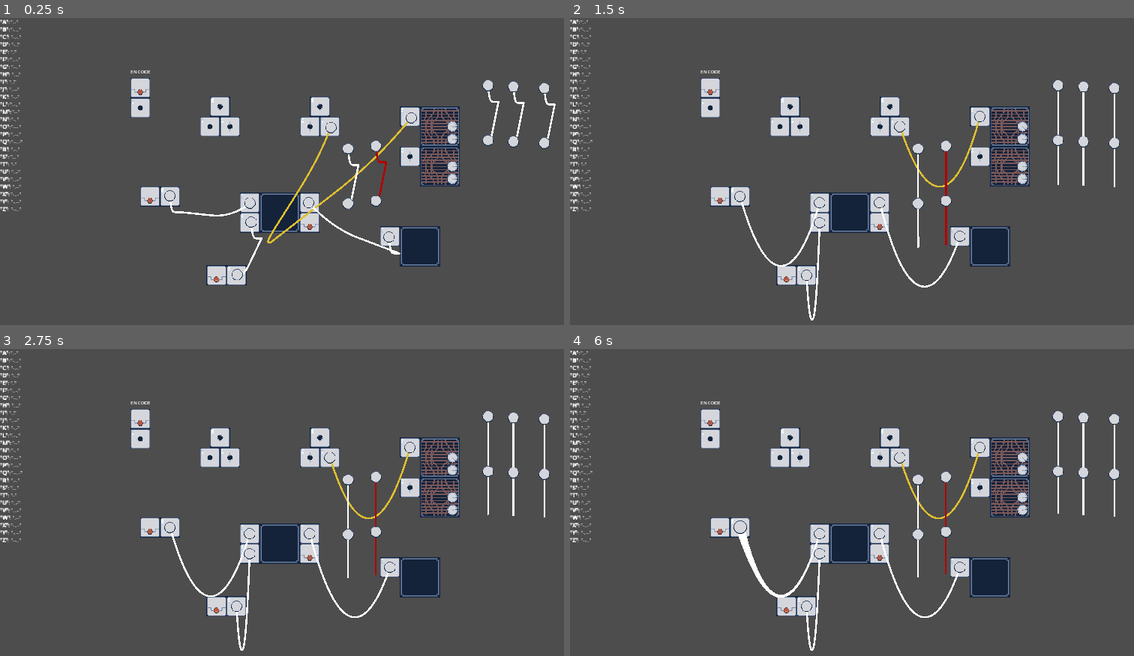
Above: before the commit, frames 1-4 (two rows, left to right).
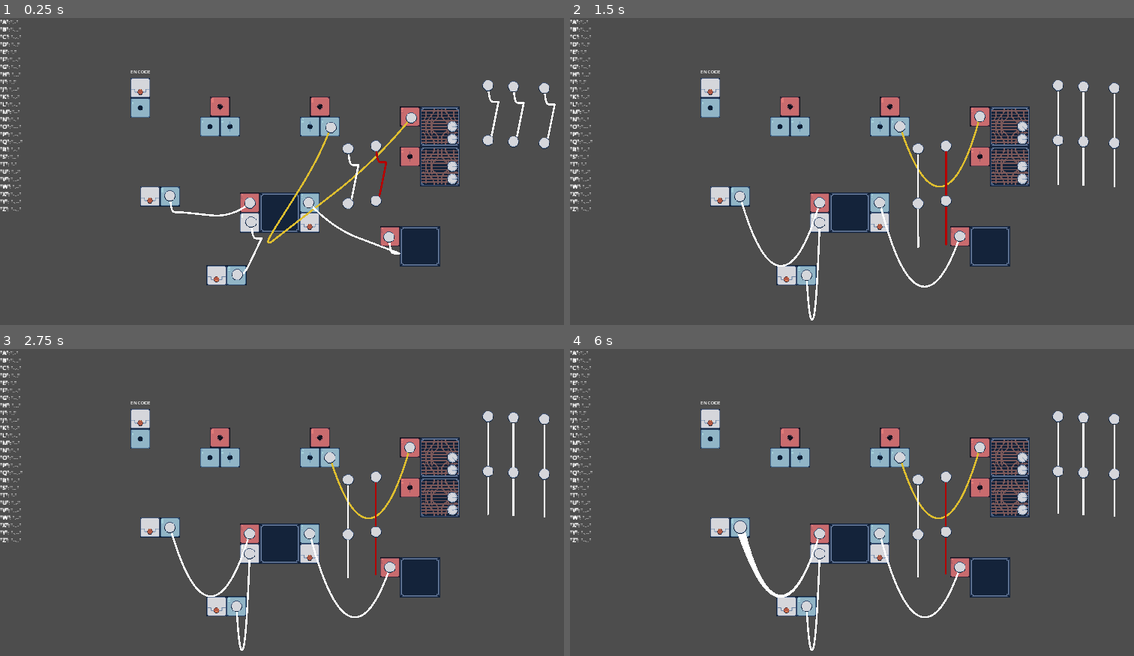
Above: after the commit, the same moments.

Repository: Smitner-Studio/operator-game
Game: Godot game, scene res://Main.tscn
Same seed, same stepped clock (60 frames per second), same inputs: the game is played once before the commit and once after it.
Inputs (mouse positions are in pixels of both pictures, inside the frame that each line leads up to):
- Up to frame 1 (0.25 s): no input
- Up to frame 2 (1.5 s): tap Enter (ui_accept) at 0.5, 0.77 s; move the mouse to (1021, 137) at 0.52 s; hold Space (click) 0.53-1.28 s; click (1021, 137) at 0.67 s; move the mouse to (1021, 125) at 1.27 s; tap Mouse wheel down (scroll_down) at 1.35 s; click (1021, 125) at 1.42 s
- Up to frame 3 (2.75 s): tap Enter (ui_accept) at 1.52 s; move the mouse to (451, 508) at 2.02 s; tap Mouse wheel up (scroll_up) at 2.1 s; click (451, 508) at 2.17 s
- Up to frame 4 (6 s): tap Enter (ui_accept) at 2.75, 3.02, 3.5, 3.77, 4.25, 4.52, 5, 5.75 s; move the mouse to (1021, 496) at 2.77 s; tap Space (click) at 2.85 s; click (1021, 496) at 2.92 s; move the mouse to (722, 527) at 3.52 s; tap Mouse wheel down (scroll_down) at 3.6, 5.85 s; click (722, 527) at 3.67 s; move the mouse to (711, 419) at 4.27 s; tap Mouse wheel up (scroll_up) at 4.35 s; click (711, 419) at 4.42 s; move the mouse to (880, 554) at 5.02 s; hold Space (click) 5.03-5.78 s; click (880, 554) at 5.17 s; move the mouse to (739, 527) at 5.77 s; click (739, 527) at 5.92 s

The runs differ from the first frame. In frame 1, 2.5% of the frame differs, in the area x 23-75%, y 25-87%; in frame 2, 2.5%; in frame 3, 2.5%; in frame 4, 2.5%.

Commit message:
Signal Socket directionality

Diff:
--- a/DecoderSocket.tscn
+++ b/DecoderSocket.tscn
@@ -13,6 +13,7 @@
 
 [node name="Socket" parent="." instance=ExtResource("1_r44bn")]
 position = Vector2(32, -32)
+primary_signal_direction = 1
 
 [node name="Screen" parent="." instance=ExtResource("3_fileb")]
 
--- a/EncoderSocket.tscn
+++ b/EncoderSocket.tscn
@@ -9,6 +9,7 @@
 script = ExtResource("1_mffsl")
 
 [node name="Socket" parent="." instance=ExtResource("2_prvr1")]
+primary_signal_direction = 0
 
 [node name="MorseButton" parent="." instance=ExtResource("4_sc2x5")]
 position = Vector2(0, -64)
--- a/ManualOutputSocket.tscn
+++ b/ManualOutputSocket.tscn
@@ -9,6 +9,7 @@
 
 [node name="Socket" parent="." instance=ExtResource("1_eo28v")]
 position = Vector2(-32, -32)
+primary_signal_direction = 0
 
 [node name="MorseButton" parent="." instance=ExtResource("3_28udi")]
 position = Vector2(-96, -32)
--- a/MorseCodeBufferSocket.tscn
+++ b/MorseCodeBufferSocket.tscn
@@ -10,12 +10,14 @@
 script = ExtResource("1_gch3a")
 
 [node name="Input" parent="." instance=ExtResource("1_84y47")]
+primary_signal_direction = 1
 
 [node name="Save" parent="." instance=ExtResource("1_84y47")]
 position = Vector2(0, 64)
 
 [node name="Output" parent="." instance=ExtResource("1_84y47")]
 position = Vector2(192, 0)
+primary_signal_direction = 0
 
 [node name="Button" parent="." instance=ExtResource("5_i7la6")]
 position = Vector2(192, 64)
--- a/SpeakerSocket.tscn
+++ b/SpeakerSocket.tscn
@@ -9,6 +9,7 @@
 
 [node name="Input" parent="." instance=ExtResource("1_jdnkq")]
 position = Vector2(32, -32)
+primary_signal_direction = 1
 
 [node name="Speaker" parent="." instance=ExtResource("2_ye3ne")]
 position = Vector2(128, 0)
--- a/SplitterSocket.tscn
+++ b/SplitterSocket.tscn
@@ -7,9 +7,12 @@
 script = ExtResource("1_yxus1")
 
 [node name="Input" parent="." instance=ExtResource("1_fx57a")]
+primary_signal_direction = 1
 
 [node name="Output" parent="." instance=ExtResource("1_fx57a")]
 position = Vector2(-32, 64)
+primary_signal_direction = 0
 
 [node name="Output2" parent="." instance=ExtResource("1_fx57a")]
 position = Vector2(32, 64)
+primary_signal_direction = 0
--- a/scripts/DebugWireDraw.gd
+++ b/scripts/DebugWireDraw.gd
@@ -3,10 +3,6 @@
 extends Node2D
 
 @onready var wire: Wire = get_parent()
-
-func _ready():
-	if Engine.is_editor_hint():
-		wire.get_components()
 
 func _process(delta):
 	if Engine.is_editor_hint():
--- a/sprites/Socket.gd
+++ b/sprites/Socket.gd
@@ -3,8 +3,22 @@
 
 @export var occupied: bool = false
 
+enum SignalDirection {
+	Send, Receive, Both
+}
+@export var primary_signal_direction: SignalDirection = SignalDirection.Both
+
 signal received_pulse
 signal pulse
+
+func _ready():
+	match primary_signal_direction:
+		SignalDirection.Send:
+			modulate = Color.LIGHT_BLUE
+		SignalDirection.Receive:
+			modulate = Color.LIGHT_CORAL
+		SignalDirection.Both:
+			pass
 
 func receive_pulse(len: float):
 	received_pulse.emit(len)
